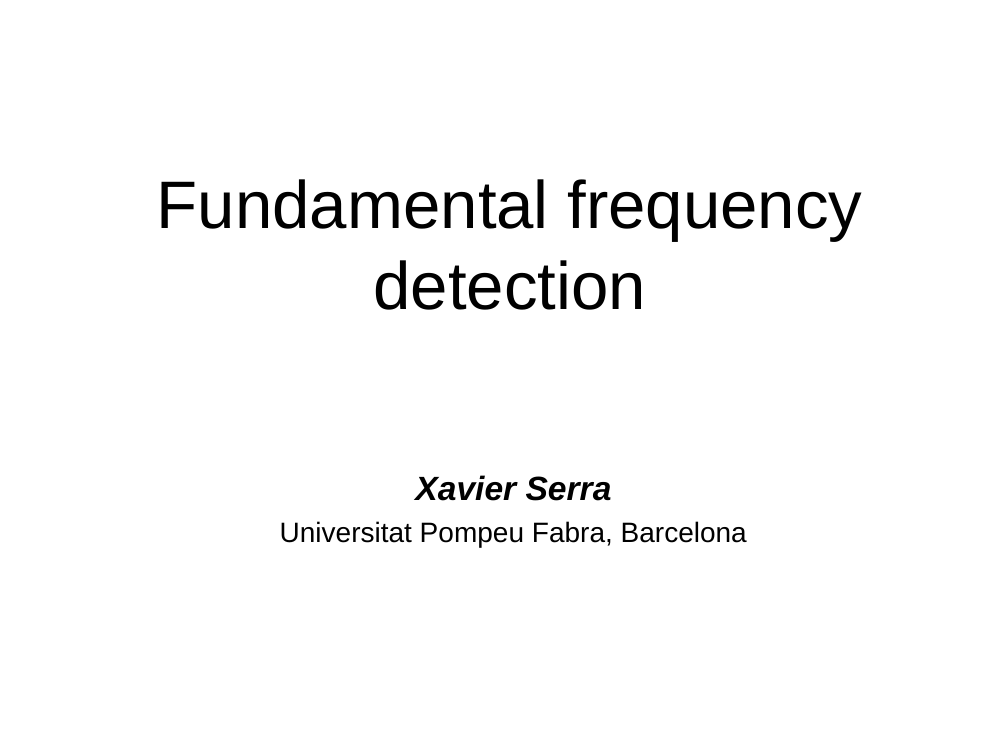
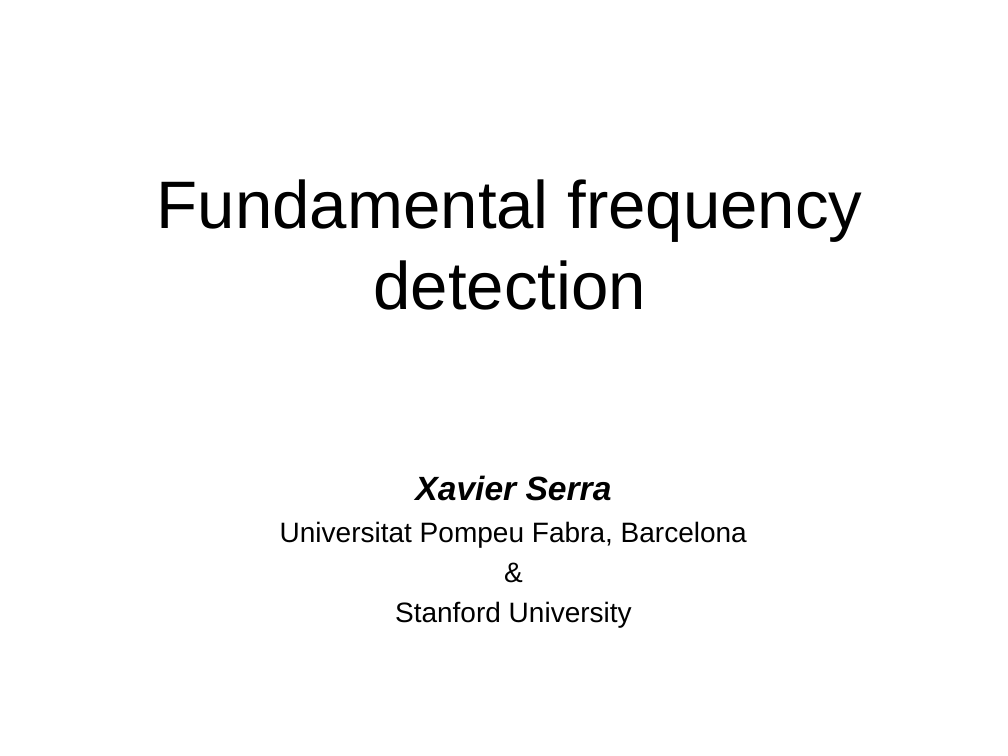
Before and after one commit to MTG/sms-tools, a slide deck: slide 1 of lectures/6-Harmonic-model/F0-detection.odp. Drawn at 1008x756 pixels with LibreOffice and Linux fonts; fonts in the diff are those of the drawing. Boxes give left, top, right and bottom in pixels: in the first picture for what was removed or moved away, otherwise in the second. Text is boxed around its words. In the diff, an @@ line names an element or a change of style, - is before the commit and + after.

```diff
--- a/lectures/6-Harmonic-model/F0-detection.odp
+++ b/lectures/6-Harmonic-model/F0-detection.odp
@@ text at (x1=395, y1=601, x2=632, y2=628): paragraphs added @@
+&
+Stanford University
```
Also in this commit, not shown: 3 other slides changed, 7 other files.
